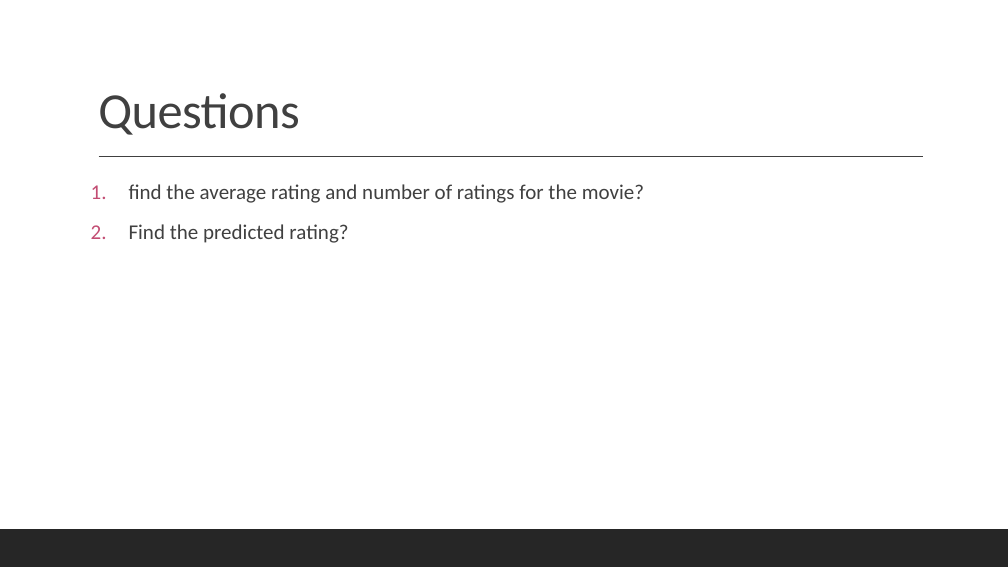
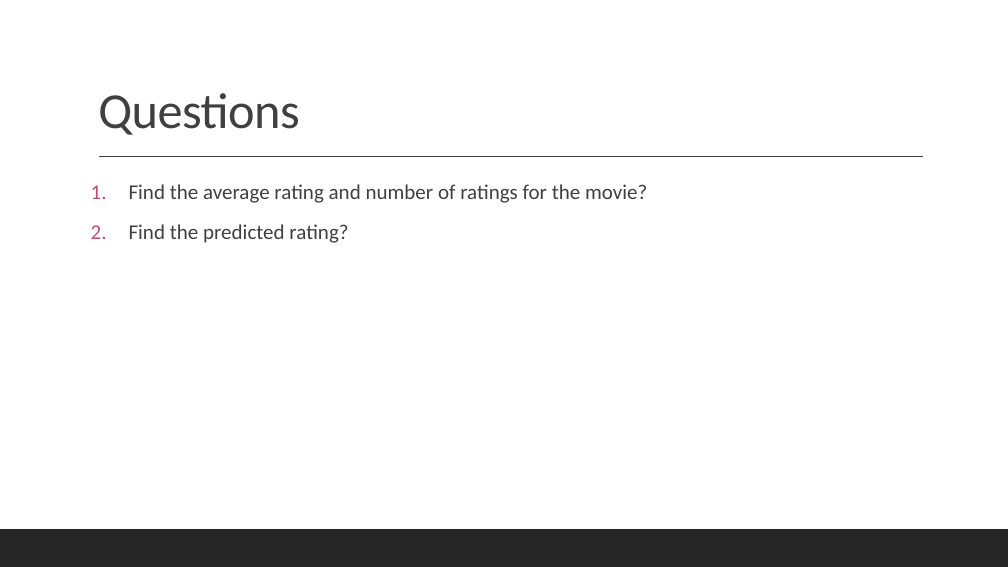
Before and after one commit to Data-Mining-Algorithms/Data-Mining-Algorithms, a slide deck: slide 8 of Data Mining presentation.pptx. Drawn at 1008x567 pixels with LibreOffice and Linux fonts; fonts in the diff are those of the drawing. Boxes give left, top, right and bottom in pixels: in the first picture for what was removed or moved away, otherwise in the second. Text is boxed around its words. In the diff, an @@ line names an element or a change of style, - is before the commit and + after.

```diff
--- a/Data Mining presentation.pptx
+++ b/Data Mining presentation.pptx
@@ text at (x1=129, y1=184, x2=647, y2=203): text changed @@
-1. find the average rating and number of ratings for the movie?
+1. Find the average rating and number of ratings for the movie?
```
Also in this commit, not shown: 3 other slides changed, 1 slide removed.
